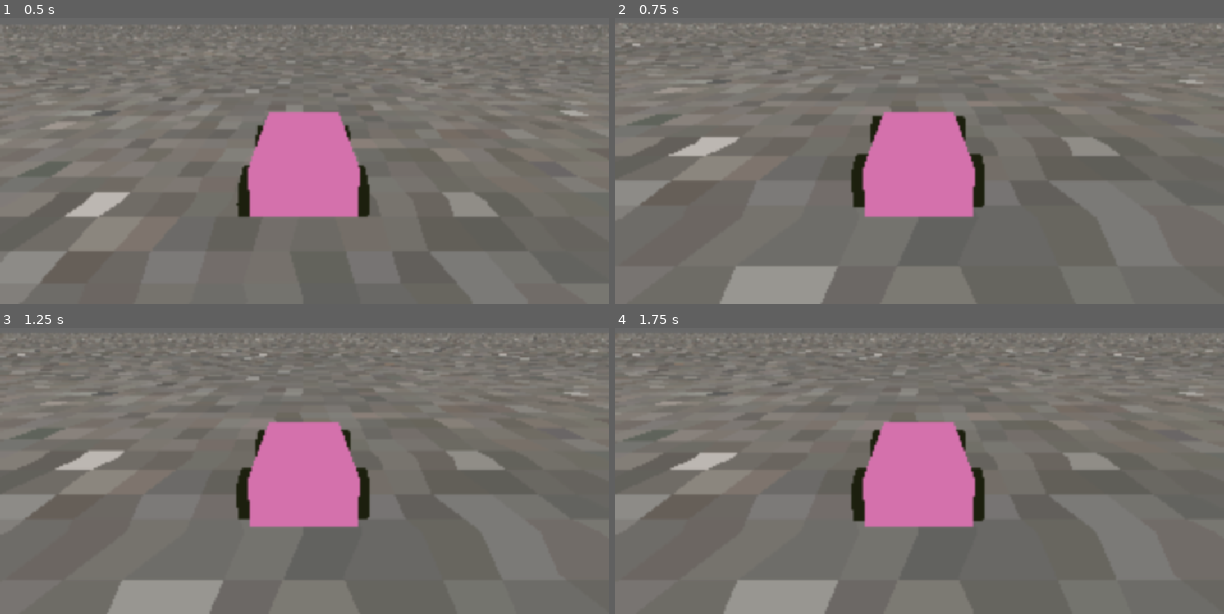
Above: before the commit, frames 1-4 (two rows, left to right).
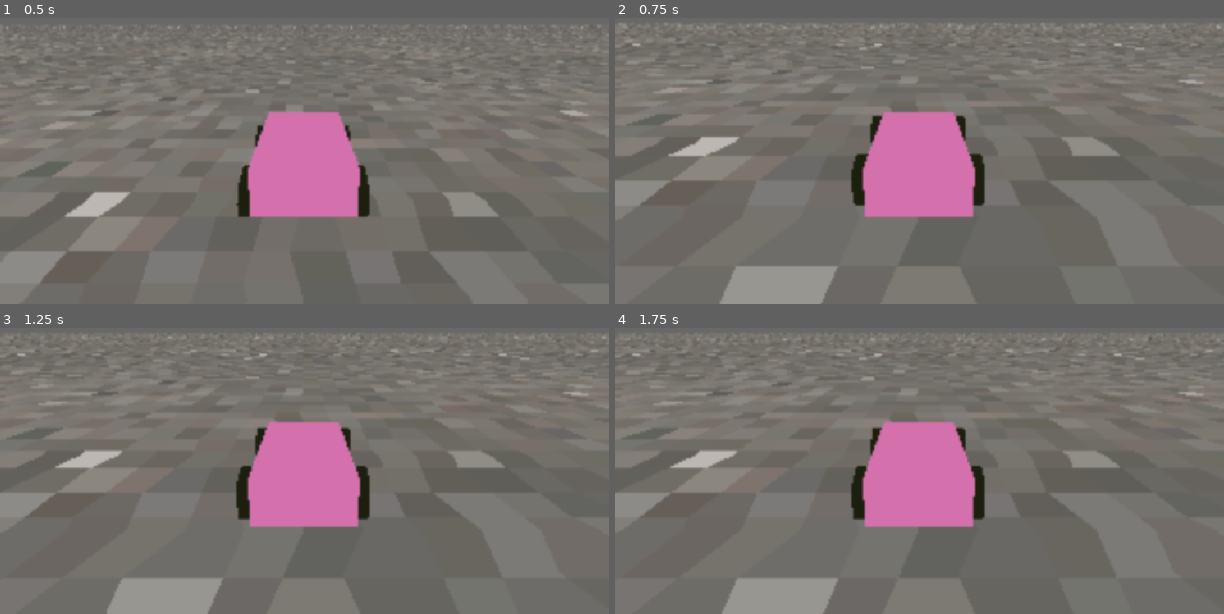
Above: after the commit, the same moments.

Repository: Walfalcon/NormalTaxi
Game: Godot game, scene res://shaders/PostProcessing.tscn
The game is run twice, just before and just after one commit, with the same random seed, the same clock (stepped at 60 frames per second) and the same inputs.
Inputs:
- Up to frame 1 (0.5 s): no input
- Up to frame 2 (0.75 s): no input
- Up to frame 3 (1.25 s): no input
- Up to frame 4 (1.75 s): no input

Frame 1 is identical in both runs. In frame 2, less than 0.1% of the frame differs, in the area x 39-61%, y 64-67%; in frame 3, 0.6%; in frame 4, 0.7%, in the area x 0-98%, y 6-100%.

Commit message:
well it turns now

Diff:
--- a/Game/GameObjects/car.gd
+++ b/Game/GameObjects/car.gd
@@ -2,21 +2,56 @@
 extends RigidBody3D
 
 @export_category("Gas/Brake")
-@export var gas_force: float = 80.0
-@export var brake_force: float = 80.0
-@export var max_speed: float = 50.0
-@export var max_reverse_speed: float = 40.0
+@export var gas_force: float = 900.0
+@export var brake_force: float = 1200.0
+@export var max_speed: float = 60.0
+@export var max_reverse_speed: float = 50.0
 @export_category("Steering")
 @export var max_steering_angle: float = 0.4
-@export var stopping_speed: float = 0.1 ## If idling at less than this speed, just stop moving
+@export var stopping_speed: float = 0.15 ## If idling at less than this speed, just stop moving
+@export var tire_grip: float = 0.9 ## How much the car slides left/right
+@export var roll_friction: float = 0.05 ## Drag force on the car when not accelerating/braking
 
 @onready var tire_front_left: Tire = %TireFrontLeft
 @onready var tire_front_right: Tire = %TireFrontRight
 @onready var tire_back_left: Tire = %TireBackLeft
 @onready var tire_back_right: Tire = %TireBackRight
 
+var gas_brake: float = 0.0 ## Should be from -1 to +1
+var steering: float = 0.0 ## Should be from -max_steering_angle to +max_steering_angle
+
 func _physics_process(delta: float) -> void:
 	tire_front_left.drive(delta)
 	tire_front_right.drive(delta)
 	tire_back_left.drive(delta)
 	tire_back_right.drive(delta)
+
+	if tire_front_left.is_colliding() or tire_front_right.is_colliding() or tire_back_left.is_colliding() or tire_back_right.is_colliding():
+		var drive_speed: float = -global_basis.tdotz(linear_velocity) ##How fast the car is moving forwards
+		## Gas/Brake
+		if gas_brake > 0.0:
+			if drive_speed < 0.0:
+				apply_central_force(-global_basis.z * gas_brake * brake_force)
+			else:
+				var normalized_speed: float = drive_speed / max_speed
+				if normalized_speed < 1.0:
+					var torque: float = (sin(normalized_speed * PI) / 2.0) + 0.5
+					apply_central_force(-global_basis.z * torque * gas_brake * gas_force)
+		elif gas_brake < 0.0:
+			if drive_speed > 0.0:
+				apply_central_force(-global_basis.z * gas_brake * brake_force)
+			else:
+				var normalized_reverse_speed: float = drive_speed / max_reverse_speed
+				if normalized_reverse_speed < 1.0:
+					var torque: float = (sin(normalized_reverse_speed * PI) / 2.0) + 0.5
+					apply_central_force(-global_basis.z * torque * gas_brake * gas_force)
+		elif linear_velocity.length() > stopping_speed:
+			apply_central_force(global_basis.z * drive_speed * roll_friction)
+		else:
+			apply_central_force(-linear_velocity * mass / delta)
+		## Steering
+		if steering != 0.0:
+			apply_torque(global_basis.y * steering * drive_speed * mass)
+	## Prevent slipping
+	var slip_speed: float = -global_basis.tdotx(linear_velocity)
+	apply_central_force(global_basis.x * slip_speed * tire_grip * mass / delta)
--- a/Game/Level/level.tscn
+++ b/Game/Level/level.tscn
@@ -26,3 +26,5 @@
 
 [node name="PlayerCustom" parent="." instance=ExtResource("2_qmtf6")]
 transform = Transform3D(1, 0, 0, 0, 1, 0, 0, 0, 1, 0, 2.47676, 0)
+gas_force = 900.0
+brake_force = 1200.0
--- a/Game/Player/PlayerCustom.tscn
+++ b/Game/Player/PlayerCustom.tscn
@@ -32,8 +32,6 @@
 mass = 100.0
 center_of_mass_mode = 1
 script = ExtResource("1_7i5uh")
-gas_force = 120.0
-brake_force = 120.0
 
 [node name="CollisionShape3D" type="CollisionShape3D" parent="."]
 transform = Transform3D(1, 0, 0, 0, 1, 0, 0, 0, 1, 0, 0.098, 0)
@@ -71,7 +69,6 @@
 target_position = Vector3(0, -0.4, 0)
 script = ExtResource("3_rg7h5")
 tire_model = NodePath("TireMesh")
-debug = true
 
 [node name="TireMesh" type="MeshInstance3D" parent="TireBackLeft"]
 transform = Transform3D(-4.37114e-08, -1, 0, 1, -4.37114e-08, 0, 0, 0, 1, 0, 0, 0)
--- a/Game/Player/player_custom.gd
+++ b/Game/Player/player_custom.gd
@@ -3,26 +3,20 @@
 
 func _physics_process(delta: float) -> void:
 	## Get inputs
-	var target_steering: float = Input.get_axis("Right", "Left")
-	if target_steering > 1.0:
-		target_steering = 1.0
-	elif target_steering < -1.0:
-		target_steering = -1.0
-	var steering: float = target_steering * max_steering_angle
-	var gas: float = Input.get_action_strength("Gas") * gas_force
-	var brake: float = Input.get_action_strength("Brake") * brake_force
+	steering = Input.get_axis("Right", "Left") * max_steering_angle
+	gas_brake = Input.get_axis("Brake", "Gas")
 
 	## Apply steering to front tires
 	tire_front_left.rotation = Vector3(0.0, steering, 0.0)
 	tire_front_right.rotation = Vector3(0.0, steering, 0.0)
 	## Apply gas/braking to all tires
-	tire_front_left.gas = gas
-	tire_front_right.gas = gas
-	tire_back_left.gas = gas
-	tire_back_right.gas = gas
-	tire_front_left.brake = brake
-	tire_front_right.brake = brake
-	tire_back_left.brake = brake
-	tire_back_right.brake = brake
+	#tire_front_left.gas = gas
+	#tire_front_right.gas = gas
+	#tire_back_left.gas = gas
+	#tire_back_right.gas = gas
+	#tire_front_left.brake = brake
+	#tire_front_right.brake = brake
+	#tire_back_left.brake = brake
+	#tire_back_right.brake = brake
 
 	super(delta)
--- a/Game/Player/tire.gd
+++ b/Game/Player/tire.gd
@@ -25,6 +25,19 @@
 	tire_model.position.y = -target_offset + tire_radius
 
 func drive(delta: float) -> void:
+	var force: Vector3 = Vector3.ZERO
+	if is_colliding():
+		var velocity: Vector3 = (global_position - last_position) / delta
+		var current_offset: float = (global_position - get_collision_point()).length()
+		var compression: float = (target_offset - current_offset) / target_offset ## How compressed the suspension is. 1.0 is fully compressed.
+		force += global_basis.y * ((compression * spring_strength) - global_basis.tdoty(velocity) * damping)
+		tire_model.position.y = -current_offset + tire_radius
+	else:
+		tire_model.position.y = -target_offset + tire_radius
+	last_position = global_position
+	body.apply_force(force, position)
+
+func _drive(delta: float) -> void:
 	var force: Vector3 = Vector3.ZERO
 	if is_colliding():
 		var velocity: Vector3 = (global_position - last_position) / delta
@@ -61,4 +74,3 @@
 		tire_model.position.y = -target_offset + tire_radius
 	last_position = global_position
 	body.apply_force(force, position)
-	if debug: print(global_basis.tdotz(force))
--- a/Game/project.godot
+++ b/Game/project.godot
@@ -19,6 +19,10 @@
 window/size/viewport_width=960
 window/size/viewport_height=720
 window/stretch/mode="canvas_items"
+
+[editor]
+
+movie_writer/movie_file="C:/Users/hyper/Documents/GitHub/Ridesharing/Movies/recording.avi"
 
 [editor_plugins]
 
Not shown, added: Movies/recording.avi
